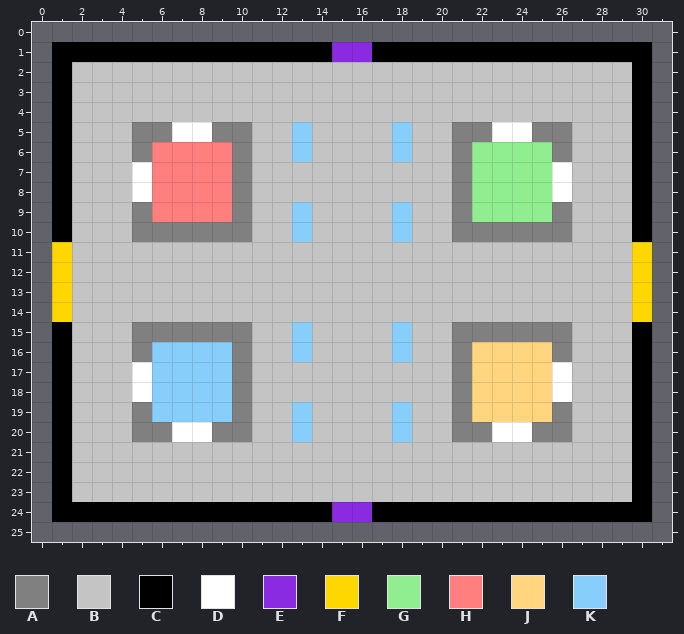
Tiled map -- src/assets/tiledAssets/untitled.tmx. The first picture shows the starting point.
Cells are 32x32 px. Shown: x 0..31, y 0..25. The old version is drawn lined up with the new one.
Key: from "mapy": A 0, B 1, C 2, D 3, E 4, F 5, G 6, H 7, J 8, K 10.
_ is an empty cell.
Layer "floor" before, first column x 0:
 0 ________________________________
 1 _CCCCCCCCCCCCCCEECCCCCCCCCCCCCC_
 2 _CBBBBBBBBBBBBBBBBBBBBBBBBBBBBC_
 3 _CBBBBBBBBBBBBBBBBBBBBBBBBBBBBC_
 4 _CBBBBBBBBBBBBBBBBBBBBBBBBBBBBC_
 5 _CBBBAADDAABBKBBBBKBBAADDAABBBC_
 6 _CBBBAHHHHABBKBBBBKBBAGGGGABBBC_
 7 _CBBBDHHHHABBBBBBBBBBAGGGGDBBBC_
 8 _CBBBDHHHHABBBBBBBBBBAGGGGDBBBC_
 9 _CBBBAHHHHABBKBBBBKBBAGGGGABBBC_
10 _CBBBAAAAAABBKBBBBKBBAAAAAABBBC_
11 _FBBBBBBBBBBBBBBBBBBBBBBBBBBBBF_
12 _FBBBBBBBBBBBBBBBBBBBBBBBBBBBBF_
13 _FBBBBBBBBBBBBBBBBBBBBBBBBBBBBF_
14 _FBBBBBBBBBBBBBBBBBBBBBBBBBBBBF_
15 _CBBBAAAAAABBKBBBBKBBAAAAAABBBC_
16 _CBBBAKKKKABBKBBBBKBBAJJJJABBBC_
17 _CBBBDKKKKABBBBBBBBBBAJJJJDBBBC_
18 _CBBBDKKKKABBBBBBBBBBAJJJJDBBBC_
19 _CBBBAKKKKABBKBBBBKBBAJJJJABBBC_
20 _CBBBAADDAABBKBBBBKBBAADDAABBBC_
21 _CBBBBBBBBBBBBBBBBBBBBBBBBBBBBC_
22 _CBBBBBBBBBBBBBBBBBBBBBBBBBBBBC_
23 _CBBBBBBBBBBBBBBBBBBBBBBBBBBBBC_
24 _CCCCCCCCCCCCCCEECCCCCCCCCCCCCC_
25 ________________________________
The same view after the edit:
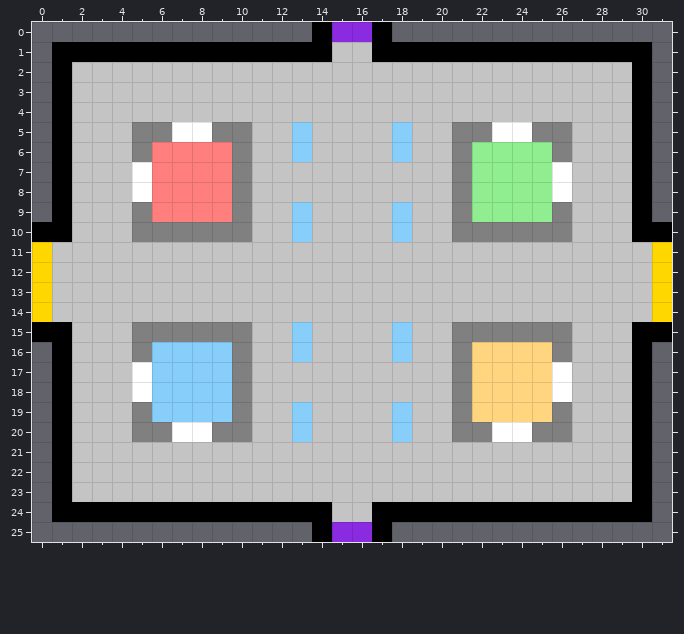
Edits made:
Changed rows in their new state; . is an unchanged cell.
map size 30x24 -> 32x26 cells (old content now starts at 1,1; both pictures use the new coordinates)
Layer "floor":
first column x 14:
 0 CEEC
 1 .BB.
first column x 0:
10 C..............................C
11 FB............................BF
12 FB............................BF
13 FB............................BF
14 FB............................BF
15 C..............................C
first column x 14:
24 .BB.
25 CEEC
Boxes around the changes in both pictures, in picture pixels (x1, y1, x2, y2):
changed: (312, 22, 392, 62)
changed: (32, 222, 72, 342)
changed: (632, 222, 672, 342)
changed: (312, 502, 392, 542)
